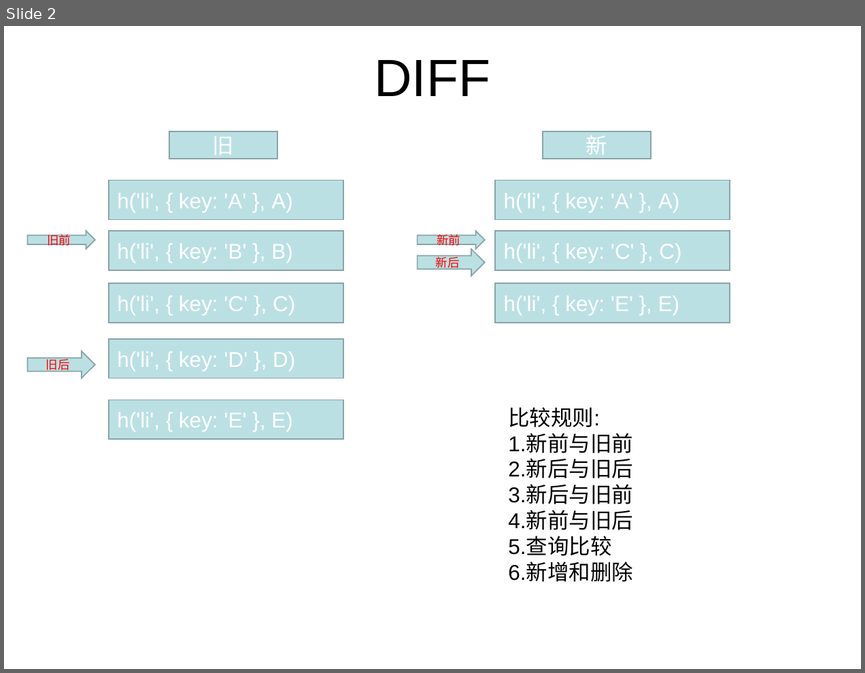
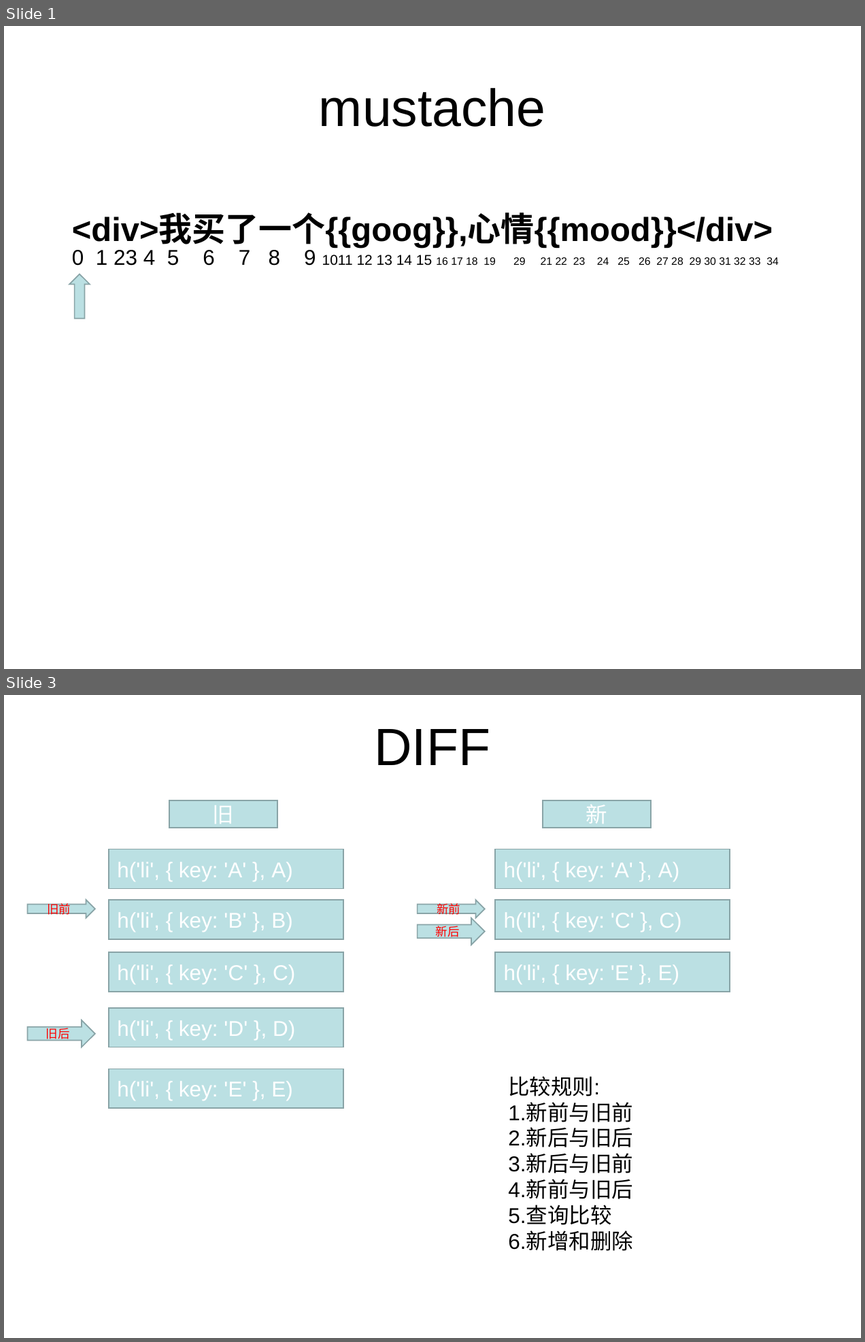
Before and after one commit to LB-king/knowledges, a slide deck: OverView/code/Algorithm.ppt. Shown one above the other, each under a label of ours: slide 2 before the commit, slides 1 and 3 after it; the slides between them are not shown. The pictures are 865x673 and 865x1342 pixels, drawn with LibreOffice and Linux fonts; fonts in the diff are those of the drawing. Boxes give left, top, right and bottom in pixels: in the first picture for what was removed or moved away, otherwise in the second. Text is boxed around its words. In the diff, an @@ line names an element or a change of style, - is before the commit and + after.

```diff
--- a/OverView/code/Algorithm.ppt
+++ b/OverView/code/Algorithm.ppt
@@ slide 1 added at bbox=[4, 26, 861, 669], background #FFFFFF @@
@@ title added at bbox=[319, 88, 546, 127], 44 pt, text #000000 @@
+mustache
@@ text added at bbox=[72, 214, 772, 248], 28 pt, text #000000, bold @@
+<div>我买了一个{{goog}},心情{{mood}}</div>
@@ text added at bbox=[72, 250, 779, 265], 9 pt, text #000000 @@
+0 1 23 4 5 6 7 8 9 1011 12 13 14 15 16 17 18 19 29 21 22 23 24 25 26 27 28 29 30 31 32 33 34
@@ up arrow added at bbox=[69, 274, 90, 318], fill #BBE0E3, outline #89A4A7 0.99 pt @@
@@ what was slide 2 is now slide 3 @@
```
Also in this commit, not shown: 1 slide changed, 7 other files.
